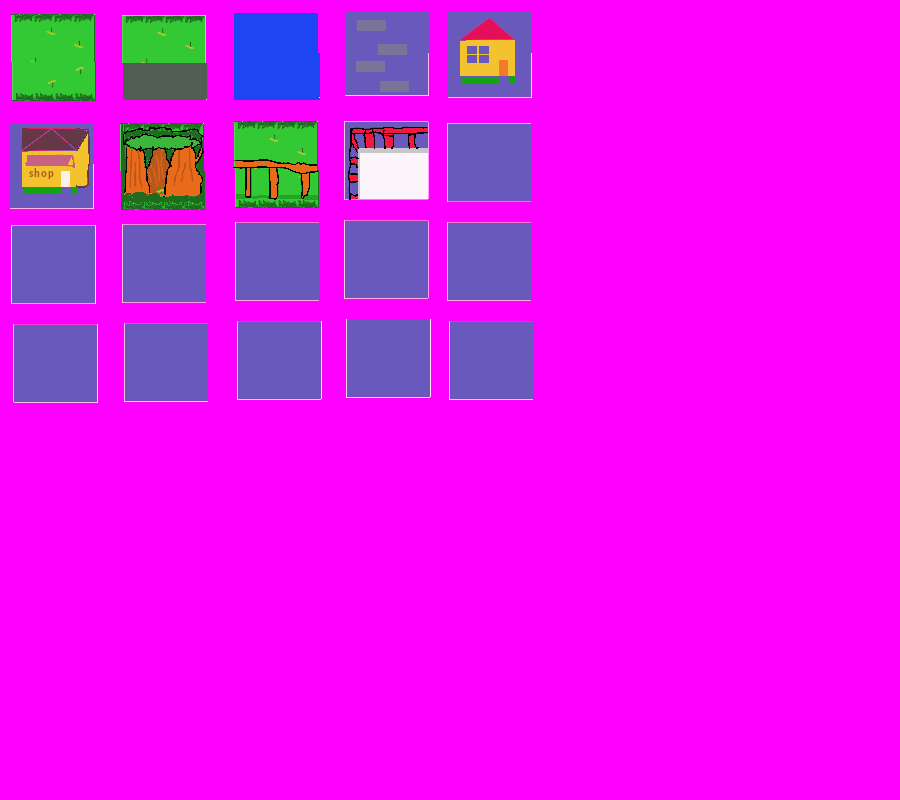
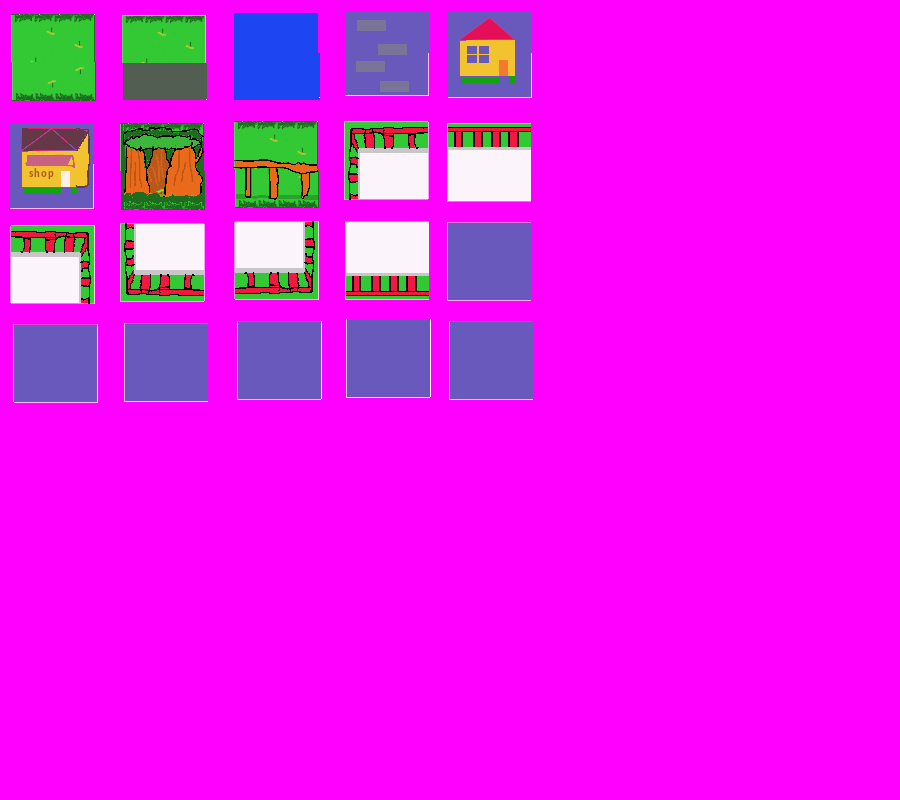
Comparing the layer stacks of the two 900x800 images. Changes:
painted on "mapa.bmp" over box(10, 122, 531, 304)
